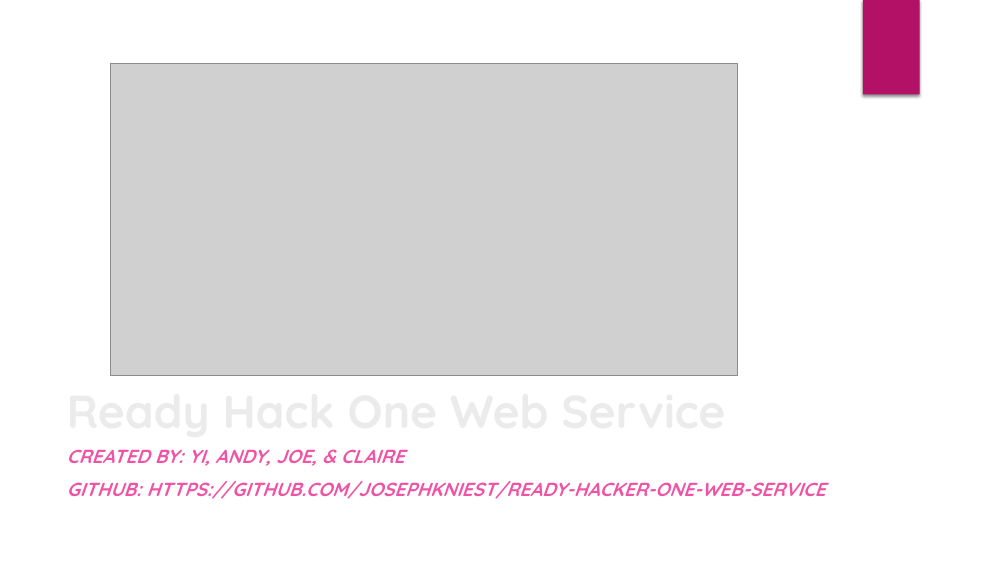
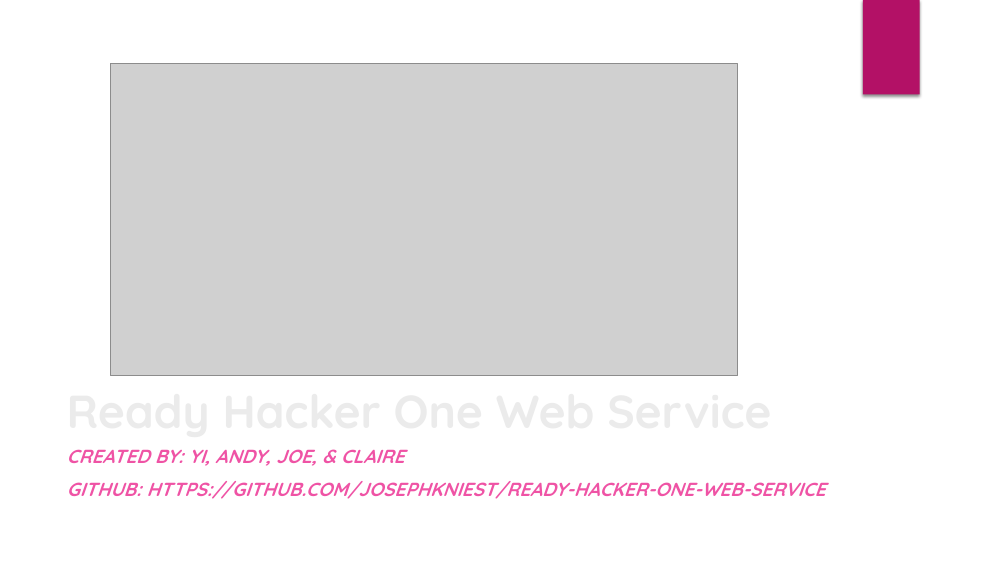
Before and after one commit to yichiang/Hackathon-ready_hacker_one, a slide deck: slide 1 of presentation.pptx. Drawn at 1008x567 pixels with LibreOffice and Linux fonts; fonts in the diff are those of the drawing; grey boxes stand for pictures; background and template pictures are left out. Boxes give left, top, right and bottom in pixels: in the first picture for what was removed or moved away, otherwise in the second. Text is boxed around its words. In the diff, an @@ line names an element or a change of style, - is before the commit and + after.

Commit message:
modify powerpoint + add pdf version

```diff
--- a/presentation.pptx
+++ b/presentation.pptx
@@ title at (x1=67, y1=373, x2=771, y2=442): text changed @@
-Ready Hack One Web Service
+Ready Hacker One Web Service
```
Also in this commit, not shown: 1 other slide changed, 1 other file.
